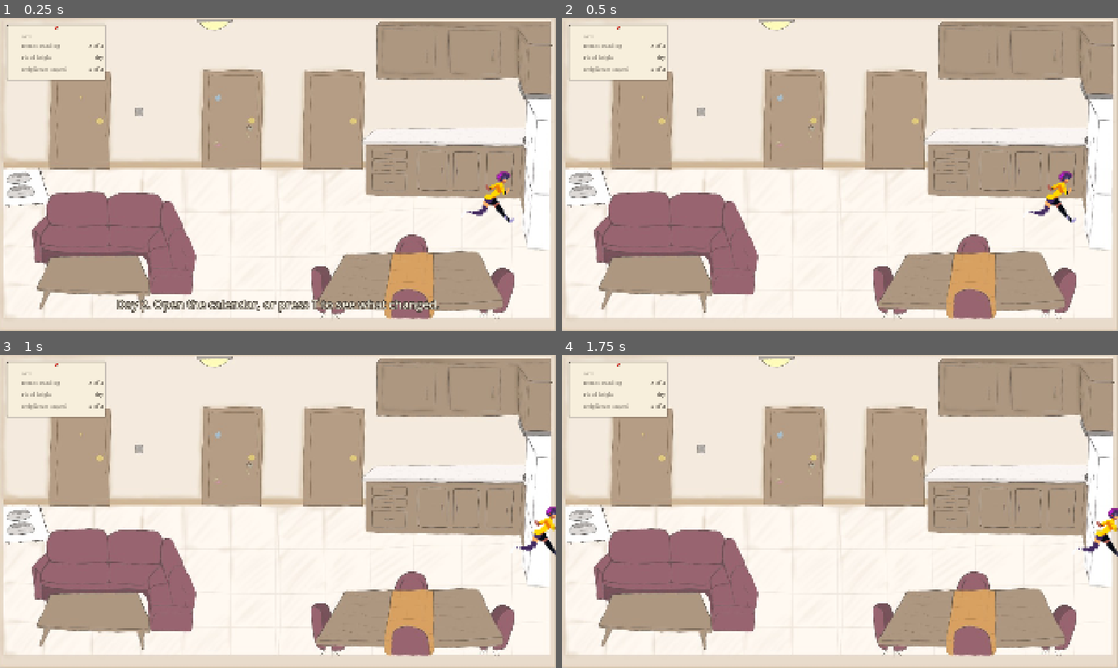
Above: before the commit, frames 1-4 (two rows, left to right).
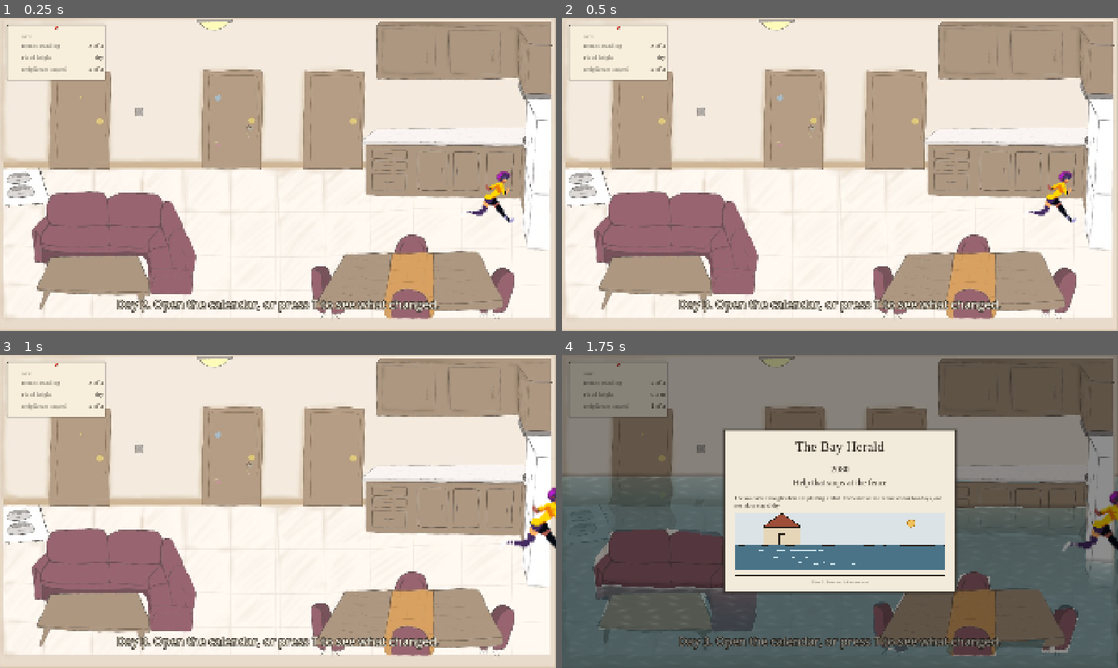
Above: after the commit, the same moments.

Repository: durakibrahimcem/before_the_flood
Game: Godot game, scene res://flow_demo.tscn
Two runs of this game, one before a commit and one after it. Both use one fixed random seed, a clock stepped at 60 frames per second and the inputs below. This scene is started directly instead of the project's main scene.
Inputs (mouse positions are in pixels of both pictures, inside the frame that each line leads up to):
- Up to frame 1 (0.25 s): no input
- Up to frame 2 (0.5 s): no input
- Up to frame 3 (1 s): tap T (time) at 0.5 s; move the mouse to (400, 495) at 0.52 s; hold D (move_right) from 0.53 s (still down); hold E (interact) from 0.53 s (still down); click (400, 495) at 0.67 s
- Up to frame 4 (1.75 s): release D (move_right) at 1.25 s; release E (interact) at 1.25 s; tap T (time) at 1.25 s; drag from (728, 527) to (812, 574) at 1.27 s

Frame 1 is identical in both runs. In frame 2, 1.3% of the frame differs, in the area x 21-79%, y 90-95%; in frame 3, 2.0%; in frame 4, 93%, in the area x 0-100%, y 0-100%.
Error before the commit: Parse Error: Too many arguments for "fade_out()" call. Expected at most 0 but received 1. (res://tasks/lights/lights.gd:243)
Error after the commit: Assertion failed: the calendar opens before action 5 (res://flow_demo.gd:20)

Commit message:
fix: rename sort hint class and include sort in the full run test
Co-Authored-By: Claude Opus 5.5 <noreply@anthropic.com>

Diff:
--- a/game/flow_demo.gd
+++ b/game/flow_demo.gd
@@ -2,7 +2,7 @@
 ## Gate 3: plays a whole run with a scripted bot, from the calendar to the ending, then retries.
 
 const MAIN := preload("res://main.tscn")
-const CHOICES: Array[String] = ["grass", "grass", "dune", "light", "meet", "meet"]
+const CHOICES: Array[String] = ["grass", "grass", "dune", "sort", "meet", "meet"]
 
 
 func _ready() -> void:
--- a/game/tasks/sort/crayon_hint.gd
+++ b/game/tasks/sort/crayon_hint.gd
@@ -1,4 +1,4 @@
-class_name CrayonHint
+class_name SortHint
 extends Control
 ## One short crayon hint line, shown by the task and faded by hand or by time.
 
--- a/game/tasks/sort/sort_task.gd
+++ b/game/tasks/sort/sort_task.gd
@@ -36,7 +36,7 @@
 var _rng := RandomNumberGenerator.new()
 var _carried_label: Label
 
-@onready var hint: CrayonHint = $Hint
+@onready var hint: SortHint = $Hint
 @onready var hud: SortHud = $Hud
 
 
